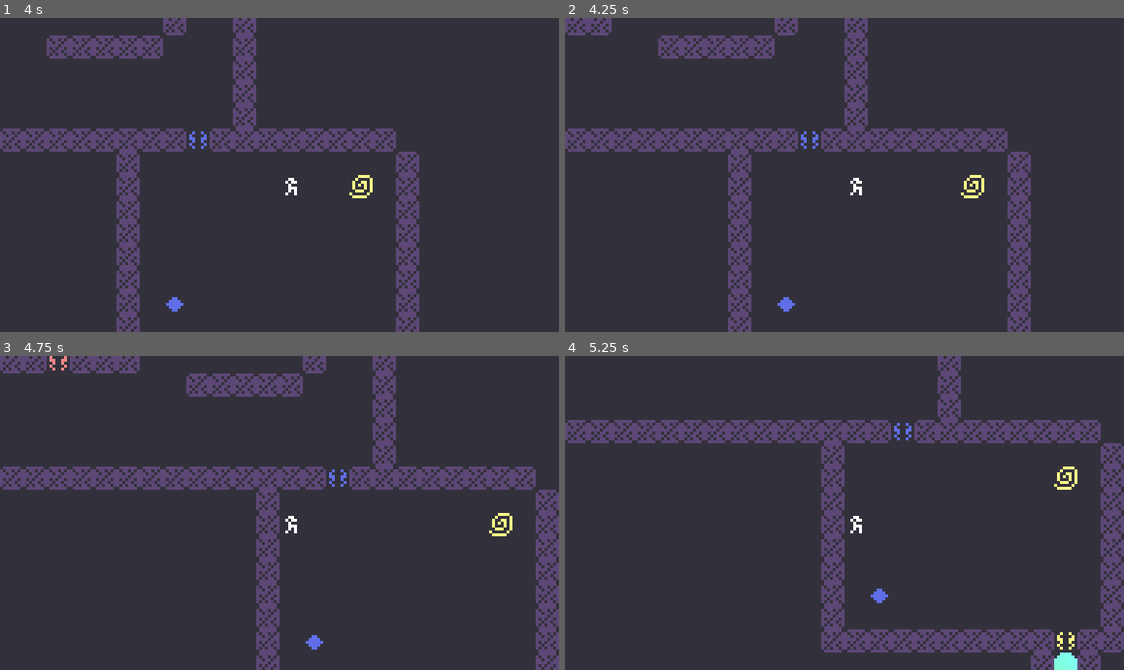
Above: before the commit, frames 1-4 (two rows, left to right).
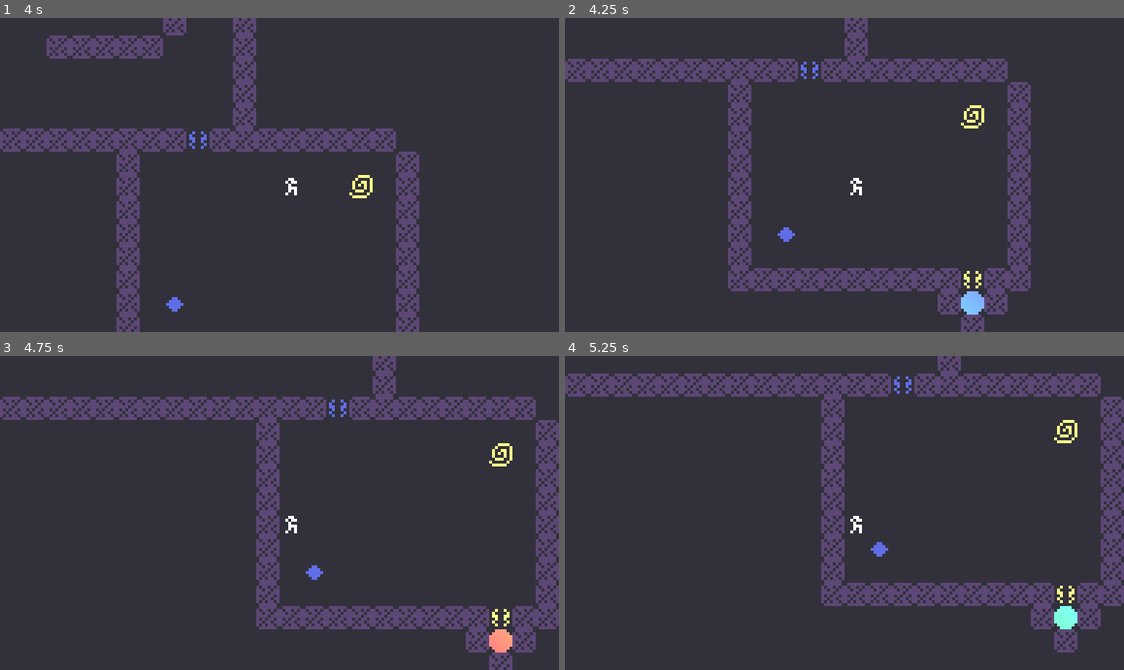
Above: after the commit, the same moments.

Repository: bitbrain/mutagen
Game: Godot game, scene res://scenes/stages/stage_1.tscn
Same seed, same stepped clock (60 frames per second), same inputs: the game is played once before the commit and once after it.
Inputs:
- Up to frame 1 (4 s): hold D (walk_right) 0.53-1.28 s; hold S (walk_down) 1.28-2.03 s; hold D (walk_right) 2.03-2.78 s; hold W (walk_up) 2.78-3.53 s; hold A (walk_left) from 3.53 s (still down)
- Up to frame 2 (4.25 s): keep holding A (walk_left); tap R (reset, bound only after the commit) at 4.15 s
- Up to frame 3 (4.75 s): keep holding A (walk_left)
- Up to frame 4 (5.25 s): release A (walk_left) at 5.03 s; hold S (walk_down) from 5.03 s (still down)

Frame 1 is identical in both runs. In frame 2, 15% of the frame differs, in the area x 0-84%, y 0-100%; in frame 3, 18%, in the area x 0-100%, y 0-100%; in frame 4, 17%.

Commit message:
feat(input): press R to reset

Diff:
--- a/project.godot
+++ b/project.godot
@@ -66,6 +66,12 @@
 , Object(InputEventJoypadMotion,"resource_local_to_scene":false,"resource_name":"","device":-1,"axis":1,"axis_value":1.0,"script":null)
 ]
 }
+reset={
+"deadzone": 0.2,
+"events": [Object(InputEventJoypadButton,"resource_local_to_scene":false,"resource_name":"","device":-1,"button_index":6,"pressure":0.0,"pressed":true,"script":null)
+, Object(InputEventKey,"resource_local_to_scene":false,"resource_name":"","device":-1,"window_id":0,"alt_pressed":false,"shift_pressed":false,"ctrl_pressed":false,"meta_pressed":false,"pressed":false,"keycode":0,"physical_keycode":82,"key_label":0,"unicode":114,"location":0,"echo":false,"script":null)
+]
+}
 
 [layer_names]
 
--- a/scenes/gameplay_scene.gd
+++ b/scenes/gameplay_scene.gd
@@ -8,5 +8,10 @@
 	player.mutated.connect(_player_mutated)
 
 
+func _process(delta: float) -> void:
+	if Input.is_action_just_pressed("reset"):
+		get_tree().change_scene_to_file(get_tree().current_scene.scene_file_path)
+
+
 func _player_mutated(mutagen_color:MutagenColor):
 	get_tree().call_group("door", "change_mutation", mutagen_color)
